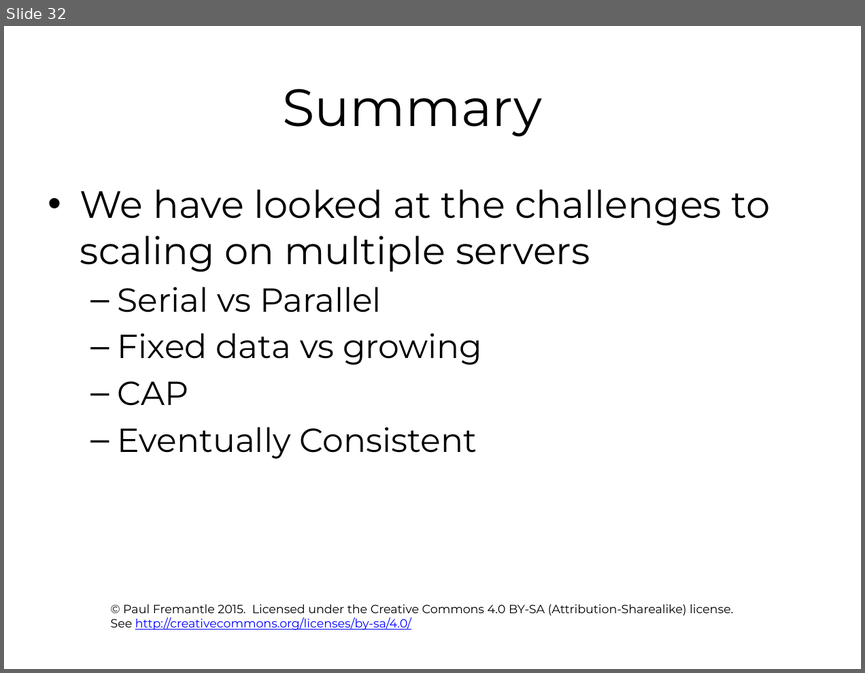
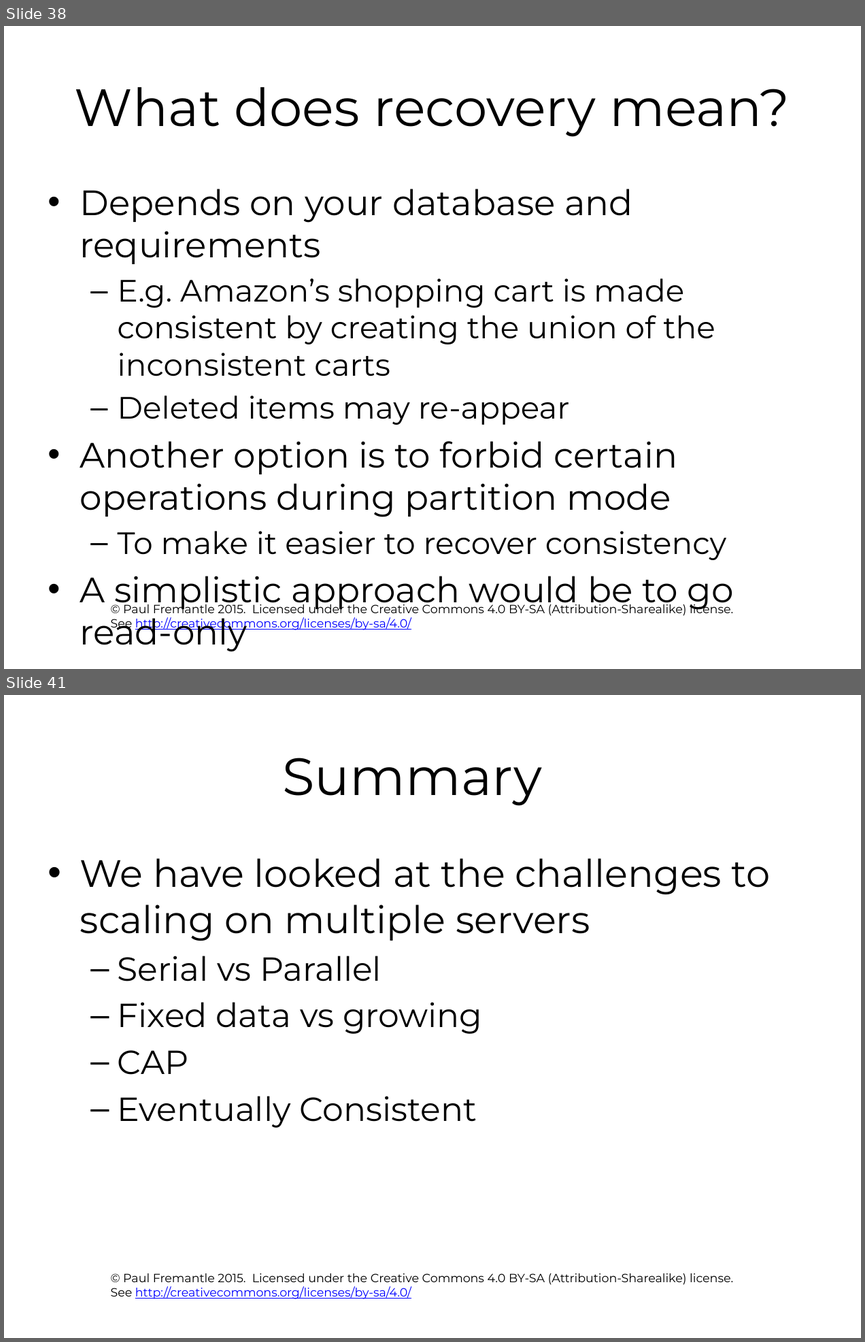
Before and after one commit to pzfreo/ox-clo, a slide deck: pres-source/03-cloud-computing-theory.pptx. Shown one above the other, each under a label of ours: slide 32 before the commit, slides 38 and 41 after it; the slides between them are not shown. The pictures are 865x673 and 865x1342 pixels, drawn with LibreOffice and Linux fonts; fonts in the diff are those of the drawing; background and template pictures are left out. Boxes give left, top, right and bottom in pixels: in the first picture for what was removed or moved away, otherwise in the second. Text is boxed around its words. In the diff, an @@ line names an element or a change of style, - is before the commit and + after.

```diff
--- a/pres-source/03-cloud-computing-theory.pptx
+++ b/pres-source/03-cloud-computing-theory.pptx
@@ slide 38 added at (4, 26, 861, 669), background #FFFFFF; not listed: 1 template element that a slide beside it also shows @@
@@ title added at (75, 87, 790, 137), 44 pt, text #000000 @@
+What does recovery mean?
@@ text added at (80, 189, 734, 610), 25.9 pt, text #000000 @@
+• Depends on your database and requirements
+  – E.g. Amazon’s shopping cart is made consistent by creating the union of the inconsistent carts
+  – Deleted items may re-appear
+• Another option is to forbid certain operations during partition mode
+  – To make it easier to recover consistency
+• A simplistic approach would be to go read-only
@@ what was slide 32 is now slide 41 @@
```
Also in this commit, not shown: 1 slide changed, 10 other slides added, 2 slides removed, 13 other files.
